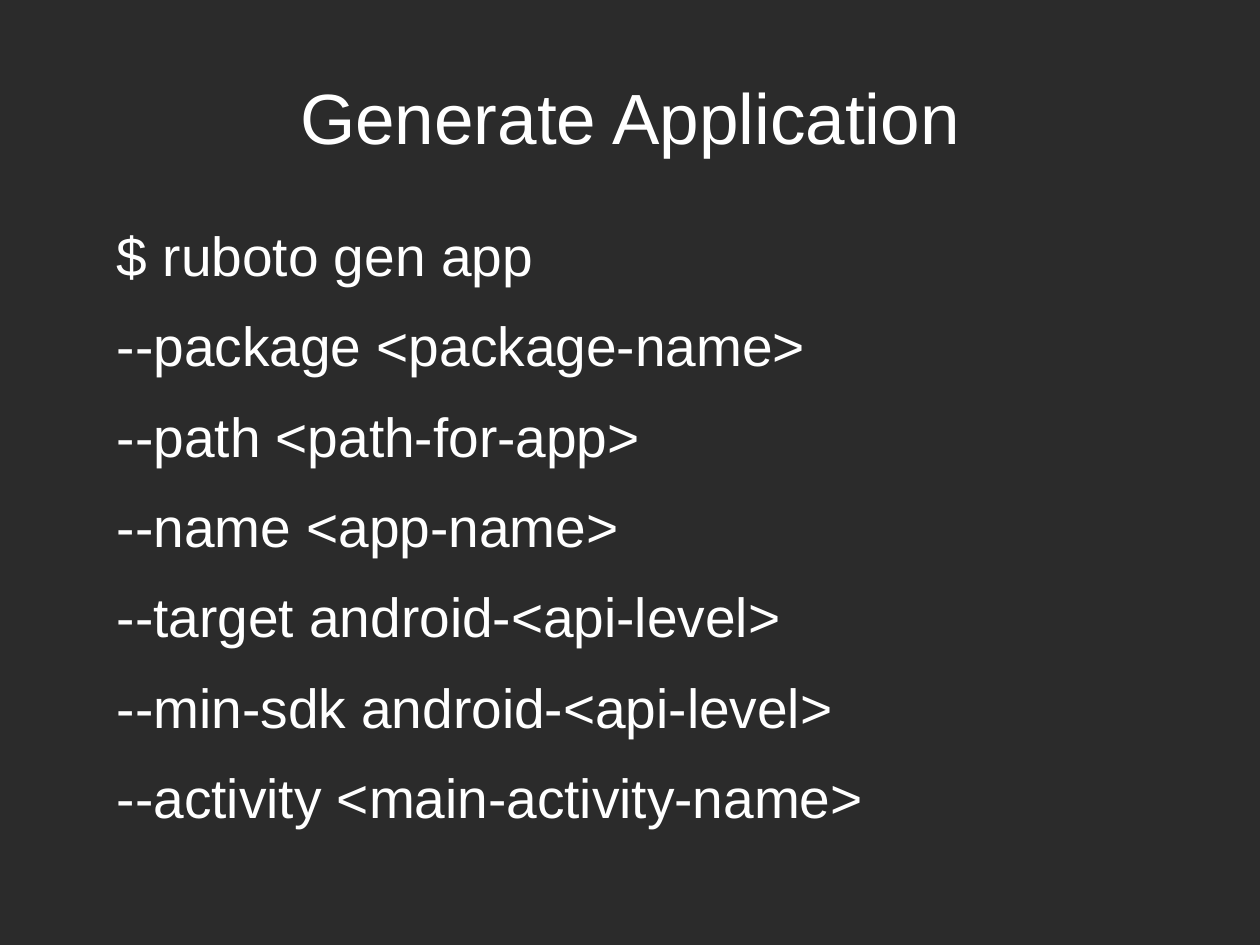
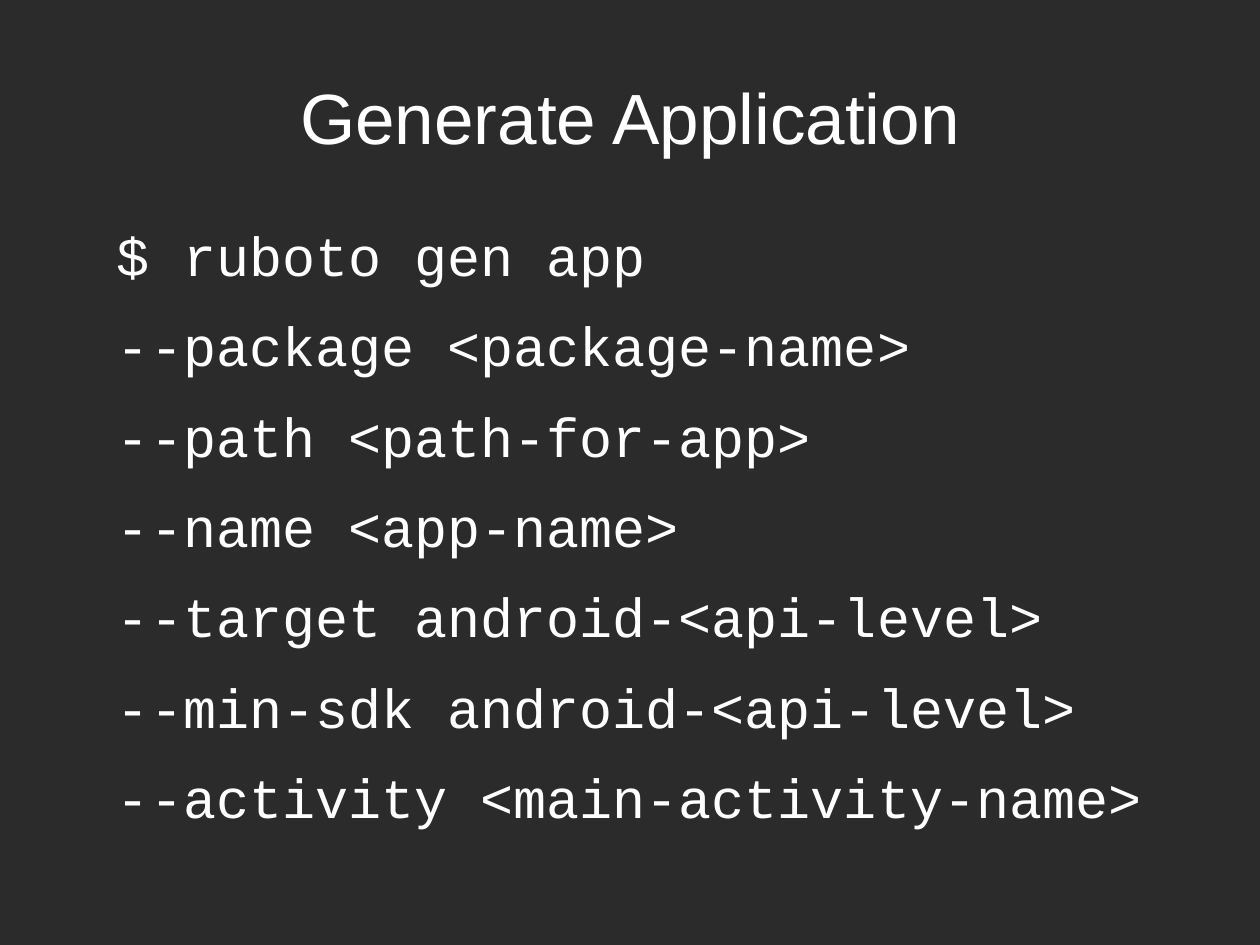
Before and after one commit to speakingcode/pres-ruboto, a slide deck: slide 13 of pres-ruboto.odp. Drawn at 1260x945 pixels with LibreOffice and Linux fonts; fonts in the diff are those of the drawing; background and template pictures are left out; a plain dark background stands for a picture behind light text. Boxes give left, top, right and bottom in pixels: in the first picture for what was removed or moved away, otherwise in the second. Text is boxed around its words. In the diff, an @@ line names an element or a change of style, - is before the commit and + after.

```diff
--- a/pres-ruboto.odp
+++ b/pres-ruboto.odp
@@ text "$ ruboto gen app" at bbox=[117, 236, 1141, 830]: font Arial to Courier New @@
```
Also in this commit, not shown: 6 other slides changed, 9 slides added, 1 slide removed.
